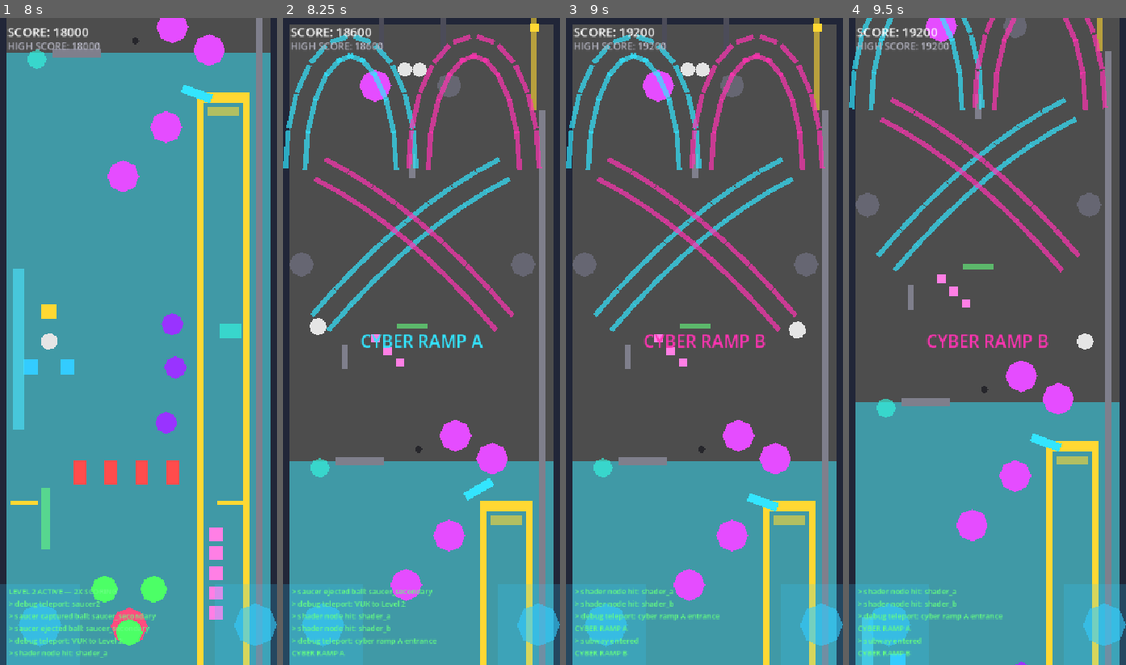
Above: before the commit, frames 1-4 (left to right).
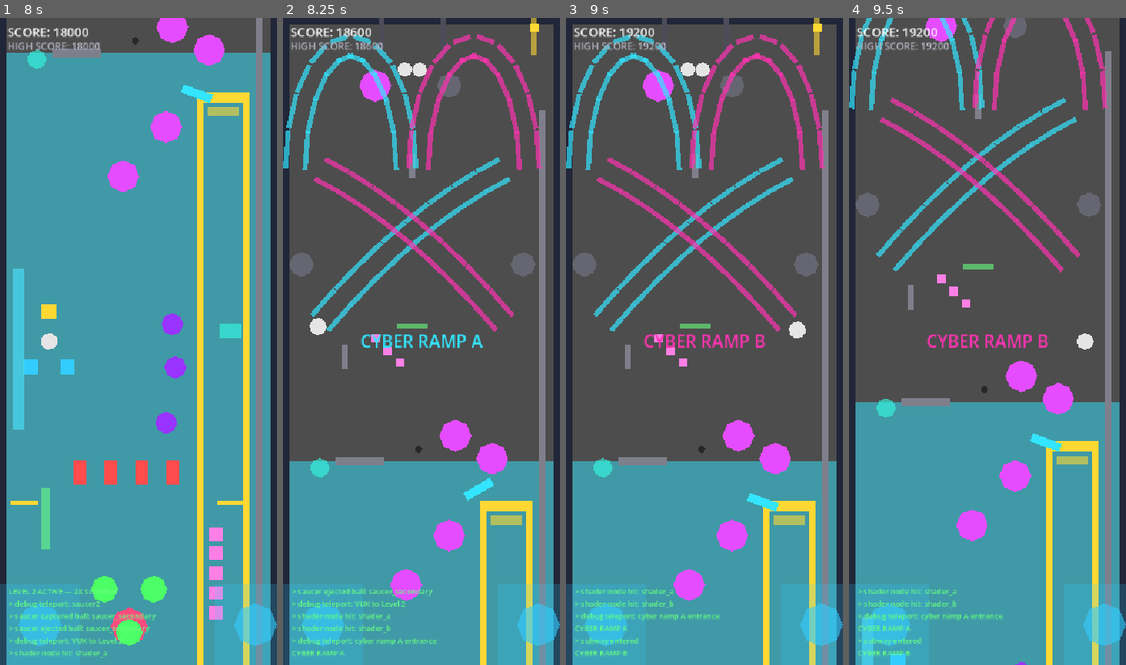
Above: after the commit, the same moments.

Repository: nobody174/pinball-adventure
Game: Godot game, scene res://tables/the_glitch/the_glitch.tscn
Same seed, same stepped clock (60 frames per second), same inputs: the game is played once before the commit and once after it. This scene is started directly instead of the project's main scene.
Inputs (mouse positions are in pixels of both pictures, inside the frame that each line leads up to):
- Up to frame 1 (8 s): tap Enter at 0.5 s; move the mouse to (199, 309) at 0.52 s; hold Right (flip_right) 0.53-1.25 s; hold Up (launch_ball) 0.53-1.25 s; click (199, 309) at 0.67 s; drag from (83, 373) to (49, 76) at 1.27 s; move the mouse to (166, 199) at 2.02 s; hold Right (flip_right) 2.03-2.75 s; hold Shift 2.03-2.75 s; drag from (124, 470) to (30, 639) at 2.77 s; move the mouse to (221, 438) at 3.52 s; hold Left (flip_left) 3.53-4.25 s; tap Ctrl at 3.6 s; drag from (55, 244) to (77, 632) at 4.27 s; move the mouse to (152, 341) at 5.02 s; hold Left (flip_left) 5.03-5.75 s; tap 2 at 5.1 s; click (152, 341) at 5.17 s; drag from (96, 179) to (171, 432) at 5.77 s; move the mouse to (199, 309) at 6.52 s; hold Right (flip_right) 6.53-7.25 s; tap 4 at 6.6 s; drag from (83, 373) to (174, 632) at 7.27 s
- Up to frame 2 (8.25 s): move the mouse to (449, 199) at 8.02 s; hold Left (flip_left) from 8.03 s (still down); tap 6 at 8.1 s
- Up to frame 3 (9 s): release Left (flip_left) at 8.75 s; drag from (690, 470) to (671, 263) at 8.77 s
- Up to frame 4 (9.5 s): no input

Frame 1 is identical in both runs. In frame 2, 0.2% of the frame differs, in the area x 89-92%, y 5-15%; in frame 3, 0.2%; in frame 4, 0.1%.

Commit message:
fix(the_glitch): move SkillShotLane out of the shooter lane merge corridor
Designer's live report (now that the camera fix makes this actually
visible) confirmed something I hadn't accounted for in four prior
fix attempts: SkillShotLane sat at x=404-412, only 3 units from the
shooter lane partition's left edge (x=415-425) -- the two together
formed one effective continuous wall right where the ball needs to
exit into the main playfield, not just the partition alone. Shrunk
SkillShotLane and moved it up to y=-1340/-1400 (a short sliver right
at the ceiling), fully clear of the y=-1250-to-1340 merge zone.

Also attempted a fifth fix for the core stuck-ball problem this
round, mirroring RightGuide's proven shallow-slope technique (a
gravity-rolled surface, not a high-speed bounce off a steep plate --
every previous attempt relied on the latter and failed). Real
measurable progress this time (ball moved from x=426 to x=418.6,
where it had been completely static before), but not enough to clear
the corridor even after extending/steepening the slope twice. The
ball consistently settles in a narrow x=418-426 band regardless of
slope geometry, which points at something happening right at the
corner where the straight wall meets any cap -- likely a sharp-vertex
contact resolution issue that position-logging alone can't diagnose.
Reverted that attempt cleanly (confirmed zero diff against the
committed baseline) rather than ship a fifth unverified geometry
change; only the independently-useful SkillShotLane fix survives
this round.

94/94 tests passing.

Diff:
--- a/tables/the_glitch/the_glitch.tscn
+++ b/tables/the_glitch/the_glitch.tscn
@@ -103,7 +103,7 @@
 size = Vector2(8, 70)
 
 [sub_resource type="RectangleShape2D" id="RectangleShape2D_skill_shot_lane"]
-size = Vector2(8, 150)
+size = Vector2(8, 60)
 
 [sub_resource type="RectangleShape2D" id="RectangleShape2D_orbit_seg_0"]
 size = Vector2(61.96, 8)
@@ -1379,13 +1379,13 @@
 [node name="SkillShotLane" type="StaticBody2D" parent="UpperZone/TopZone" index="5"]
 
 [node name="CollisionShape2D" type="CollisionShape2D" parent="UpperZone/TopZone/SkillShotLane" index="0"]
-position = Vector2(408, -1325)
+position = Vector2(408, -1370)
 shape = SubResource("RectangleShape2D_skill_shot_lane")
 
 [node name="Sprite" type="Polygon2D" parent="UpperZone/TopZone/SkillShotLane" index="1"]
-position = Vector2(408, -1325)
+position = Vector2(408, -1370)
 color = Color(1, 0.85, 0.2, 0.6)
-polygon = PackedVector2Array(-4, -75, 4, -75, 4, 75, -4, 75)
+polygon = PackedVector2Array(-4, -30, 4, -30, 4, 30, -4, 30)
 
 [node name="SkillShotTarget" type="Area2D" parent="UpperZone/TopZone" index="6"]
 position = Vector2(408, -1385)
